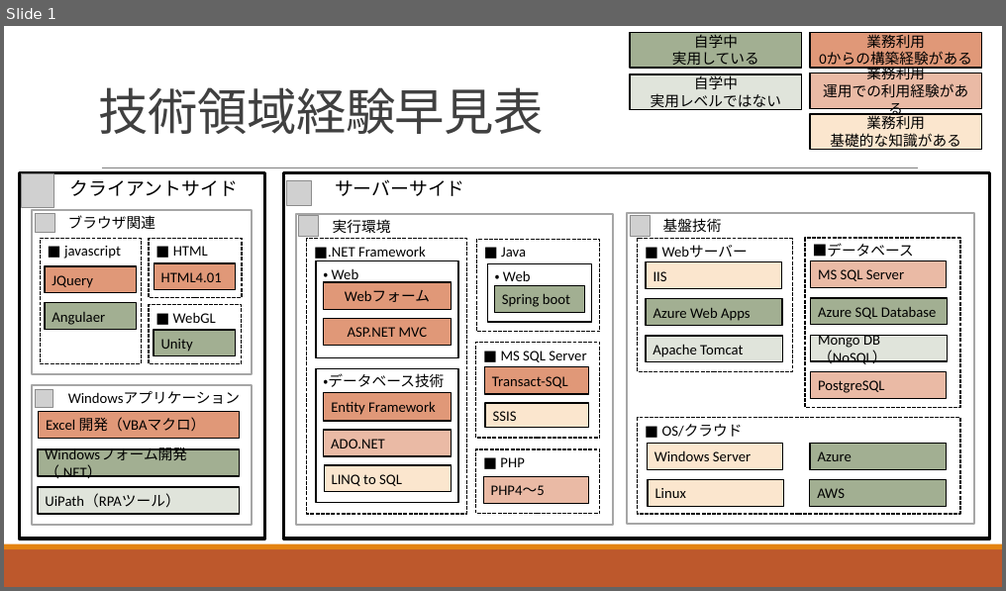
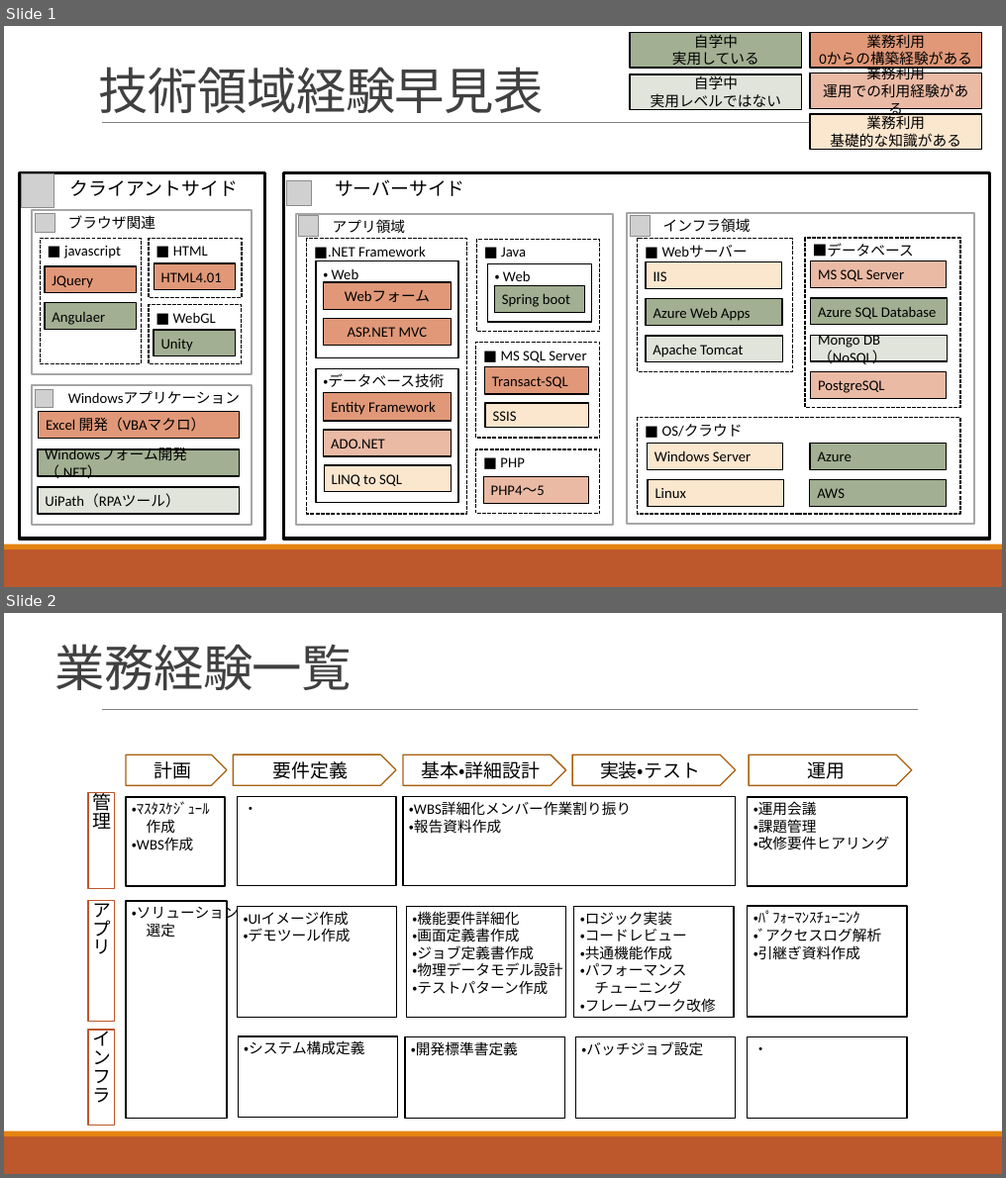
Before and after one commit to yhcodelibrary/document, a slide deck: 職務経歴早見表.pptm. Shown one above the other, each under a label of ours: slide 1 before the commit, slides 1 and 2 after it. The pictures are 1006x591 and 1006x1178 pixels, drawn with LibreOffice and Linux fonts; fonts in the diff are those of the drawing; grey boxes stand for pictures. Boxes give left, top, right and bottom in pixels: in the first picture for what was removed or moved away, otherwise in the second. Text is boxed around its words. In the diff, an @@ line names an element or a change of style, - is before the commit and + after.

Commit message:
業務経験更新

```diff
--- a/職務経歴早見表.pptm
+++ b/職務経歴早見表.pptm
@@ slide 2 added at [4,613,1002,1174], background #FFFFFF; not listed: 3 template elements that a slide beside it also shows @@
@@ text added at [55,644,352,690], 48 pt, text #404040 @@
+業務経験一覧
@@ pentagon arrow added at [126,755,227,785], fill #FFFFFF, outline #A9610D 1.25 pt, 18 pt, text #000000 @@
+計画
@@ pentagon arrow added at [233,755,396,785], fill #FFFFFF, outline #A9610D 1.25 pt, 18 pt, text #000000 @@
+要件定義
@@ pentagon arrow added at [403,755,566,785], fill #FFFFFF, outline #A9610D 1.25 pt, 18 pt, text #000000 @@
+基本・詳細設計
@@ pentagon arrow added at [572,755,736,785], fill #FFFFFF, outline #A9610D 1.25 pt, 18 pt, text #000000 @@
+実装・テスト
@@ pentagon arrow added at [748,755,912,785], fill #FFFFFF, outline #A9610D 1.25 pt, 18 pt, text #000000 @@
+運用
@@ rectangle added at [88,792,114,888], fill #FFFFFF, outline #BD582C 1.25 pt, 18 pt, text #000000 @@
+管理
@@ rectangle added at [126,797,225,886], outline #000000 1.25 pt, 14 pt, text #000000 @@
+・ﾏｽﾀｽｹｼﾞｭｰﾙ
+作成
+・WBS作成
@@ rectangle added at [238,797,396,886], outline #000000 1.25 pt, 14 pt, text #000000 @@
+・
@@ rectangle added at [403,797,736,886], outline #000000 1.25 pt, 14 pt, text #000000 @@
+・WBS詳細化メンバー作業割り振り
+・報告資料作成
@@ rectangle added at [747,797,907,886], outline #000000 1.25 pt, 14 pt, text #000000 @@
+・運用会議
+・課題管理
+・改修要件ヒアリング
@@ rectangle added at [88,900,114,1022], fill #FFFFFF, outline #BD582C 1.25 pt, 18 pt, text #000000 @@
+アプリ
@@ rectangle added at [126,901,227,1119], outline #000000 1.25 pt, 14 pt, text #000000 @@
+・ソリューション
+選定
@@ rectangle added at [238,906,397,1017], outline #000000 1.25 pt, 14 pt, text #000000 @@
+・UIイメージ作成
+・デモツール作成
@@ rectangle added at [407,906,566,1017], outline #000000 1.25 pt, 14 pt, text #000000 @@
+・機能要件詳細化
+・画面定義書作成
+・ジョブ定義書作成
+・物理データモデル設計
+・テストパターン作成
@@ rectangle added at [574,906,734,1017], outline #000000 1.25 pt, 14 pt, text #000000 @@
+・ロジック実装
+・コードレビュー
+・共通機能作成
+・パフォーマンス
+チューニング
+・フレームワーク改修
@@ rectangle added at [747,906,907,1017], outline #000000 1.25 pt, 14 pt, text #000000 @@
+・ﾊﾟﾌｫｰﾏﾝｽﾁｭｰﾆﾝｸ
+・ﾞアクセスログ解析
+・引継ぎ資料作成
@@ rectangle added at [88,1030,114,1125], fill #FFFFFF, outline #BD582C 1.25 pt, 18 pt, text #000000 @@
+インフラ
@@ rectangle added at [239,1037,398,1118], outline #000000 1.25 pt, 14 pt, text #000000 @@
+・システム構成定義
@@ rectangle added at [405,1038,564,1118], outline #000000 1.25 pt, 14 pt, text #000000 @@
+・開発標準書定義
@@ rectangle added at [576,1038,736,1118], outline #000000 1.25 pt, 14 pt, text #000000 @@
+・バッチジョブ設定
@@ rectangle added at [747,1038,907,1118], outline #000000 1.25 pt, 14 pt, text #000000 @@
+・
@@ slide 1 changed as well @@
@@ text "技術領域経験早見表": place and size @@
-text "技術領域経験早見表" at [99,87,544,134]
+text "技術領域経験早見表" at [99,67,544,113]
@@ line moved from (102, 169) - (918, 169) to (102, 122) - (918, 122) @@
@@ text in rectangle at [333,219,406,233]: text changed @@
-実行環境
+アプリ領域
@@ text in rectangle at [663,218,750,232]: text changed @@
-基盤技術
+インフラ領域
```
Also in this commit, not shown: 1 other slide added, 1 slide removed.
